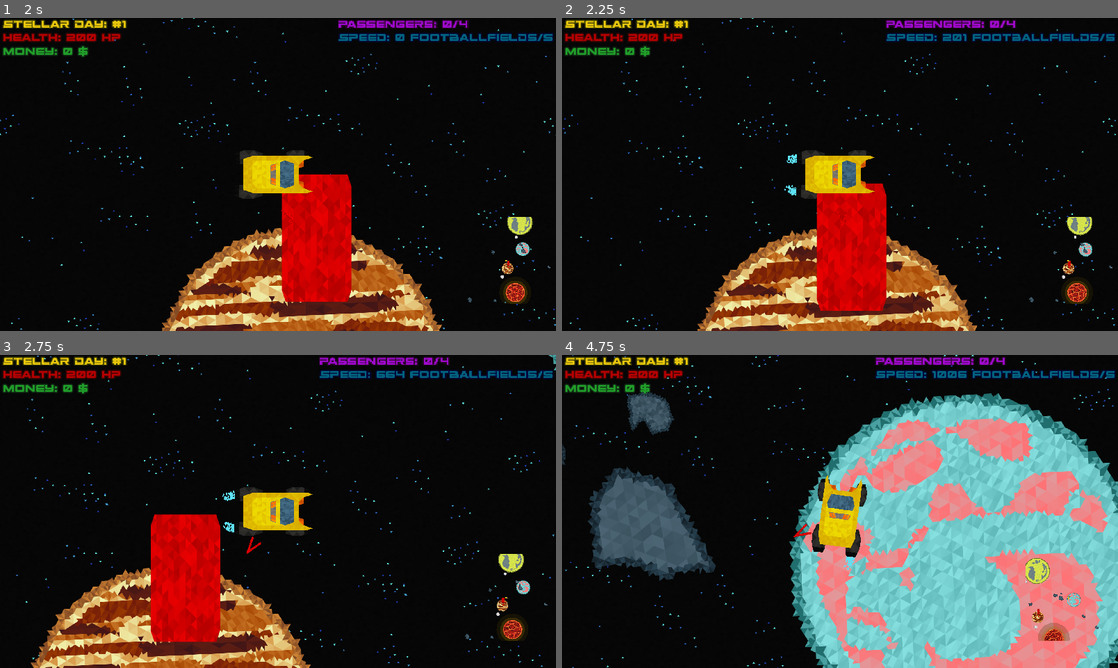
Above: before the commit, frames 1-4 (two rows, left to right).
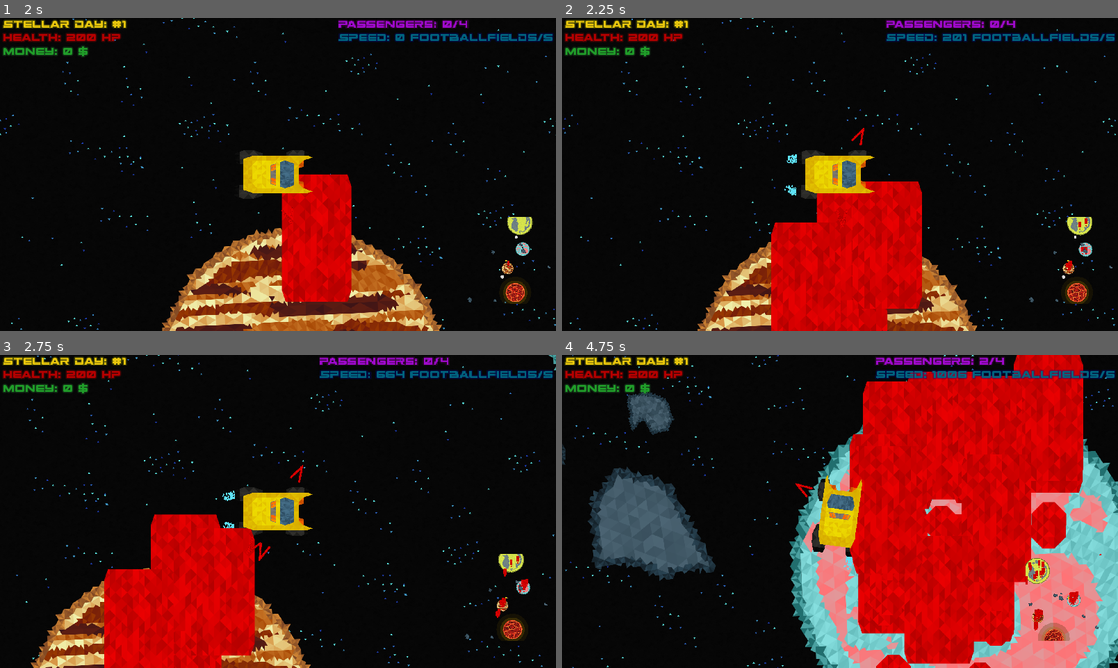
Above: after the commit, the same moments.

Repository: game-jam-team-gut/void-taxi
Game: Godot game, scene res://MainMenu.tscn
Two runs of this game, one before a commit and one after it. Both use one fixed random seed, a clock stepped at 60 frames per second and the inputs below.
Inputs:
- Up to frame 1 (2 s): click "Play" at 0.5 s; click "Play" at 1.25 s
- Up to frame 2 (2.25 s): hold Up (ui_up) from 2.03 s (still down); hold P from 2.03 s (still down)
- Up to frame 3 (2.75 s): keep holding Up (ui_up); keep holding P
- Up to frame 4 (4.75 s): release P at 2.78 s; tap P at 2.85, 4.35 s; release Up (ui_up) at 3.53 s; hold P 3.53-4.28 s; hold Left (ui_left) from 3.53 s (still down)

Frame 1 is identical in both runs. In frame 2, 7.4% of the frame differs, in the area x 37-95%, y 35-100%; in frame 3, 7.4%; in frame 4, 32%, in the area x 41-97%, y 0-100%.

Commit message:
Improve arrows

Diff:
--- a/Main.tscn
+++ b/Main.tscn
@@ -1,8 +1,7 @@
-[gd_scene load_steps=4 format=2]
+[gd_scene load_steps=3 format=2]
 
 [ext_resource path="res://Void.tscn" type="PackedScene" id=1]
 [ext_resource path="res://Main/Main.gd" type="Script" id=2]
-[ext_resource path="res://Void/background.png" type="Texture" id=3]
 
 [node name="Main" type="Node2D"]
 script = ExtResource( 2 )
@@ -20,18 +19,6 @@
 render_target_update_mode = 3
 
 [node name="Void" parent="MainViewportContainer/Viewport" instance=ExtResource( 1 )]
-
-[node name="TextureRect" type="TextureRect" parent="."]
-visible = false
-margin_left = 1600.89
-margin_top = 687.308
-margin_right = 1900.89
-margin_bottom = 987.308
-texture = ExtResource( 3 )
-expand = true
-__meta__ = {
-"_edit_use_anchors_": false
-}
 
 [node name="MinimapViewportContainer" type="ViewportContainer" parent="."]
 margin_left = 1600.47
--- a/Void.tscn
+++ b/Void.tscn
@@ -24,7 +24,7 @@
 script = ExtResource( 7 )
 
 [node name="NewPassengerPickupPointTimer" type="Timer" parent="PassengersDestinationsAssigner"]
-wait_time = 20.0
+wait_time = 30.0
 autostart = true
 
 [node name="PlanetSystem" parent="." instance=ExtResource( 2 )]
--- a/Void/PassengerPickupPoint.tscn
+++ b/Void/PassengerPickupPoint.tscn
@@ -32,3 +32,7 @@
 [node name="CollisionShape2D" type="CollisionShape2D" parent="."]
 position = Vector2( -1.11436, -108.679 )
 shape = SubResource( 2 )
+
+[node name="Timer" type="Timer" parent="."]
+autostart = true
+[connection signal="timeout" from="Timer" to="." method="_on_Timer_timeout"]
--- a/Void/PassengerPickupPoint/PassengerPickupPoint.gd
+++ b/Void/PassengerPickupPoint/PassengerPickupPoint.gd
@@ -1,11 +1,21 @@
 extends Area2D
 
 var available_passengers setget ,get_available_passengers
+var player
+var player_pos
 
 func _ready():
 	var rng = RandomNumberGenerator.new()
 	rng.randomize()
 	available_passengers = rng.randi_range(1, 3)
+	yield(get_tree().create_timer(.1), "timeout")
+	player = get_node("/root/Main").player_taxi
+	player_pos = player.position
 
 func get_available_passengers():
 	return available_passengers
+
+
+
+func _on_Timer_timeout():
+	player_pos = player.position
--- a/Void/PassengersDestinationsAssigner.gd
+++ b/Void/PassengersDestinationsAssigner.gd
@@ -6,6 +6,7 @@
 var MAX_PICKUP_POINTS_NUMBER = 8
 
 var current_pickup_points = []
+var current_destination = null
 
 var planets
 
@@ -15,6 +16,10 @@
 func _ready():
 	planets = get_tree().get_nodes_in_group("Planet")
 	create_passenger_pickup_point(null) #first passenger
+
+func _process(delta):
+	if Input.is_key_pressed(KEY_P):
+		create_passenger_pickup_point(null)
 
 func create_passenger_pickup_point(excluded_planet):
 	var passenger_pickup_point_instance = passenger_pickup_object.instance()
@@ -33,13 +38,12 @@
 	passenger_pickup_point_instance.position = Vector2(x, y)
 	passenger_pickup_point_instance.set_global_rotation(0)
 	current_pickup_points.append(passenger_pickup_point_instance)
-	print("n")
 	emit_signal("new_pickup_point", passenger_pickup_point_instance)
 
 
-func create_destination(excluded_planet):
+func create_destination(excluded_planets):
 	var destination_instance = destination_object.instance()
-	var planet = get_random_planet(excluded_planet)
+	var planet = get_random_planet(excluded_planets)
 	planet.add_child(destination_instance)
 	var planet_size = planet.get_node("Sprite").texture.get_size()
 	var r = sqrt(pow(planet_size.x,2) + pow(planet_size.y,2))/5
@@ -51,16 +55,17 @@
 	destination_instance.position = Vector2(x, y)
 	destination_instance.set_global_rotation(0)
 	emit_signal("destination_set", destination_instance)
+	current_destination = destination_instance
 
-func get_random_planet(excluded_planet):
+func get_random_planet(excluded_planets):
 	var rng = RandomNumberGenerator.new()
 	rng.randomize()
-	var excluded_index = planets.find(excluded_planet)
-	var planet_index = rng.randi_range(0, len(planets) - 1)
-	while planet_index == excluded_index:
-		rng.randomize()
-		planet_index = rng.randi_range(0, len(planets) - 1)
-	return planets[planet_index]
+	var new_planet = planets[rng.randi_range(0, len(planets) - 1)]
+	if excluded_planets:
+		while new_planet in excluded_planets:
+			rng.randomize()
+			new_planet = planets[rng.randi_range(0, len(planets) - 1)]
+	return new_planet
 # Called every frame. 'delta' is the elapsed time since the previous frame.
 #func _process(delta):
 #	pass
@@ -70,7 +75,7 @@
 	return sqrt(pow(planet_size.x,2) + pow(planet_size.y,2))/5
 
 func _on_Taxi_passenger_pickup(planet):
-	create_destination(planet)
+	create_destination([planet] + current_pickup_points)
 
 
 func _on_Taxi_passenger_delivered(planet):
@@ -80,4 +85,7 @@
 
 func _on_NewPassengerPickupPointTimer_timeout():
 	if len(current_pickup_points) < MAX_PICKUP_POINTS_NUMBER:
-		create_passenger_pickup_point(null)
+		if current_destination:
+			create_passenger_pickup_point(current_destination.get_parent())
+		else:
+			create_passenger_pickup_point(null)
--- a/Void/Taxi.tscn
+++ b/Void/Taxi.tscn
@@ -102,6 +102,10 @@
 [node name="ArrowToPickupPointsManager" type="Node" parent="."]
 script = ExtResource( 13 )
 
+[node name="ArrowCleanTimer" type="Timer" parent="ArrowToPickupPointsManager"]
+wait_time = 0.5
+autostart = true
+
 [node name="PassengerSystem" type="Node" parent="."]
 script = ExtResource( 4 )
 
@@ -344,7 +348,6 @@
 texture = ExtResource( 11 )
 script = ExtResource( 12 )
 [connection signal="timeout" from="DayCycleSystem/Timer" to="CanvasLayer/HBoxContainer3" method="_on_Timer_timeout"]
-[connection signal="timeout" from="DayCycleSystem/Timer" to="." method="_on_Timer_timeout"]
 [connection signal="timeout" from="DayCycleSystem/Timer" to="DayCycleSystem" method="_on_Timer_timeout"]
 [connection signal="timeout" from="DayCycleSystem/Timer" to="CanvasLayer/HBoxContainer/VBoxContainer/HBoxContainer3/Rent" method="_on_Timer_timeout"]
 [connection signal="area_entered" from="PassengerDetector" to="PassengerSystem" method="_on_PassengerDetector_area_entered"]
--- a/Void/Taxi/ArrowToPickupPointsManager.gd
+++ b/Void/Taxi/ArrowToPickupPointsManager.gd
@@ -35,24 +35,26 @@
 			arrow_instance.should_be_hidden = true
 
 func got_passenger(pickup_point):
+	clean_unnecesary_arrows(pickup_point)
+
+func clean_unnecesary_arrows(pickup_point):
 	for arrow in current_arrows:
-		if arrow.destination == pickup_point:
+		if arrow.destination == pickup_point || arrow.destination == null:
 			arrow.queue_free()
 			current_arrows.erase(arrow)
-	if len(current_arrows) < MAX_ARROW_COUNT and len(points) > len(current_arrows):
+
+func _on_ArrowCleanTimer_timeout():
+	#clean_unnecesary_arrows(null)
+	if len(points) > 3:
 		for point in points:
-			var x = true
-			for arrow in current_arrows:
-				if arrow.destination == point:
-					x = false
-					break;
-			if x:
-				var index = points.find(point)
-				points[index] = points[-1]
-				points[-1] = point
-				update_arrows_count_and_destinations()
-				break;
+			if point == null:
+				points.erase(point)
+		points.sort_custom(MyCustomSorter, "custom_sort")
+		var i = len(points) - 1
+		for arrow in current_arrows:
+			arrow.destination = points[i]
+			i-=1
 
-# Called every frame. 'delta' is the elapsed time since the previous frame.
-#func _process(delta):
-	#pass
+class MyCustomSorter:
+	static func custom_sort(a, b):
+		return a.position.distance_to(a.player.position) < b.position.distance_to(b.player.position)
